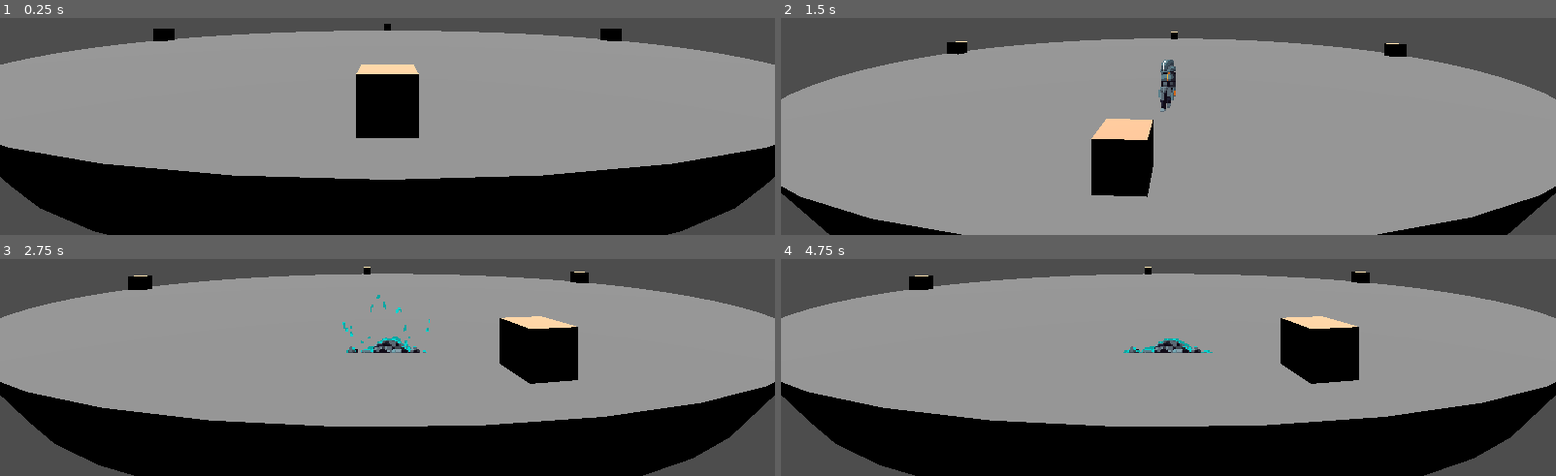
Above: before the commit, frames 1-4 (two rows, left to right).
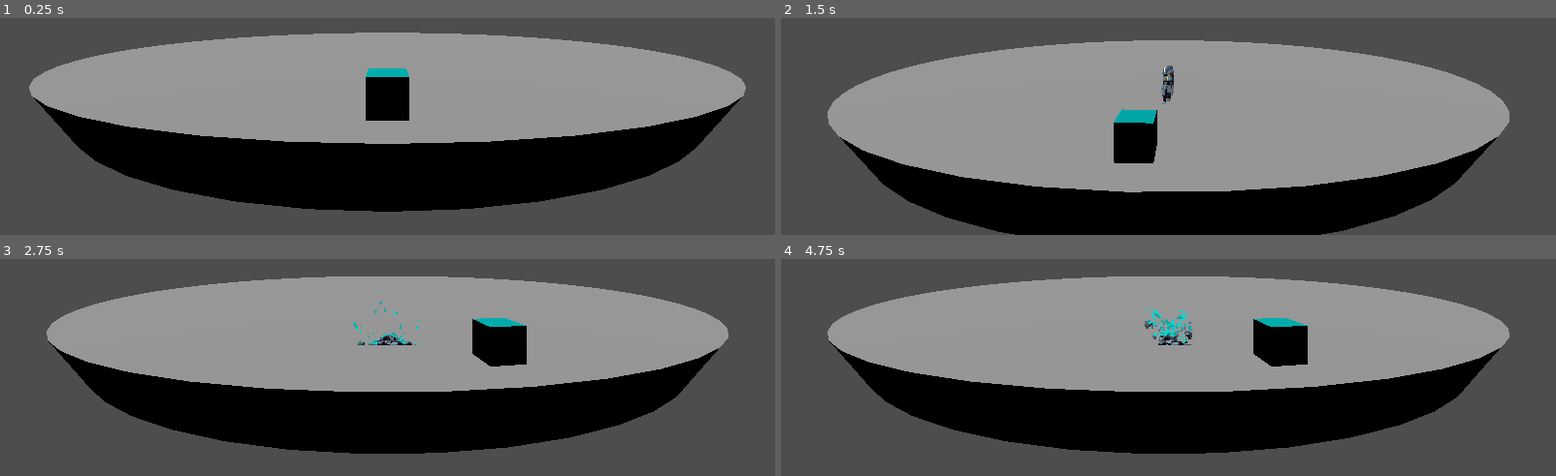
Above: after the commit, the same moments.

Repository: Jafeth12/VJ-FIB
Game: Godot game, scene res://main.tscn
The game is run twice, just before and just after one commit, with the same random seed, the same clock (stepped at 60 frames per second) and the same inputs.
Inputs:
- Up to frame 1 (0.25 s): no input
- Up to frame 2 (1.5 s): tap Enter at 0.5 s; hold Right (move_right) 0.53-1.28 s; hold Down (crouch) 0.53-1.28 s; tap Up (jump) at 0.77 s; hold Left (move_left) from 1.28 s (still down); tap Down (crouch) at 1.35 s
- Up to frame 3 (2.75 s): tap Up (jump) at 1.52 s; release Left (move_left) at 2.03 s; hold Right (move_right) from 2.03 s (still down); hold , (dbg_die) from 2.03 s (still down); tap Down (crouch) at 2.3 s
- Up to frame 4 (4.75 s): release , (dbg_die) at 2.78 s; tap Shift (dodge) at 2.85 s; tap Up (jump) at 3.02, 3.77, 4.52 s; tap Down (crouch) at 3.05, 4.35 s; release Right (move_right) at 3.53 s; hold Down (crouch) 3.53-4.28 s; hold Left (move_left) from 3.53 s (still down); tap Space at 4.25 s

The runs differ from the first frame. In frame 1, 43% of the frame differs, in the area x 0-100%, y 2-100%; in frame 2, 36%; in frame 3, 43%; in frame 4, 43%.

Commit message:
[ADD] animación de dodge, pero se bugea al dejar el shift apretado

Diff:
--- a/3D/platform.tscn
+++ b/3D/platform.tscn
@@ -9,11 +9,13 @@
 [sub_resource type="CylinderShape3D" id="CylinderShape3D_k3lfb"]
 radius = 20.0
 
-[sub_resource type="StandardMaterial3D" id="StandardMaterial3D_hlpe3"]
-albedo_color = Color(0.988235, 0.756863, 0.584314, 1)
+[sub_resource type="StandardMaterial3D" id="StandardMaterial3D_iqlos"]
+albedo_color = Color(0, 1, 1, 1)
+metallic = 1.0
+metallic_specular = 0.87
 
 [sub_resource type="BoxMesh" id="BoxMesh_pj8i0"]
-material = SubResource("StandardMaterial3D_hlpe3")
+material = SubResource("StandardMaterial3D_iqlos")
 
 [sub_resource type="BoxShape3D" id="BoxShape3D_gyxwk"]
 
@@ -26,42 +28,12 @@
 [node name="floor_collision" type="CollisionShape3D" parent="."]
 shape = SubResource("CylinderShape3D_k3lfb")
 
-[node name="cubo0" type="StaticBody3D" parent="."]
+[node name="StaticBody3D" type="StaticBody3D" parent="."]
 transform = Transform3D(1, 0, 0, 0, 1, 0, 0, 0, 1, 0, 1.595, 18.5)
 
-[node name="cube_mesh" type="MeshInstance3D" parent="cubo0"]
+[node name="cube_mesh" type="MeshInstance3D" parent="StaticBody3D"]
 mesh = SubResource("BoxMesh_pj8i0")
 skeleton = NodePath("../..")
 
-[node name="cube_collision" type="CollisionShape3D" parent="cubo0"]
+[node name="cube_collision" type="CollisionShape3D" parent="StaticBody3D"]
 shape = SubResource("BoxShape3D_gyxwk")
-
-[node name="cuboPI_2" type="StaticBody3D" parent="."]
-transform = Transform3D(1, 0, 0, 0, 1, 0, 0, 0, 1, 18.5, 1.595, 0)
-
-[node name="cube_mesh" type="MeshInstance3D" parent="cuboPI_2"]
-mesh = SubResource("BoxMesh_pj8i0")
-skeleton = NodePath("../..")
-
-[node name="cube_collision" type="CollisionShape3D" parent="cuboPI_2"]
-shape = SubResource("BoxShape3D_gyxwk")
-
-[node name="cuboPI" type="StaticBody3D" parent="."]
-transform = Transform3D(1, 0, 0, 0, 1, 0, 0, 0, 1, 0, 1.595, -18.5)
-
-[node name="cube_mesh" type="MeshInstance3D" parent="cuboPI"]
-mesh = SubResource("BoxMesh_pj8i0")
-skeleton = NodePath("../../cuboPI_2")
-
-[node name="cube_collision" type="CollisionShape3D" parent="cuboPI"]
-shape = SubResource("BoxShape3D_gyxwk")
-
-[node name="cubo3PI_2" type="StaticBody3D" parent="."]
-transform = Transform3D(1, 0, 0, 0, 1, 0, 0, 0, 1, -18.5, 1.595, 0)
-
-[node name="cube_mesh" type="MeshInstance3D" parent="cubo3PI_2"]
-mesh = SubResource("BoxMesh_pj8i0")
-skeleton = NodePath("../../cuboPI_2")
-
-[node name="cube_collision" type="CollisionShape3D" parent="cubo3PI_2"]
-shape = SubResource("BoxShape3D_gyxwk")
--- a/3D/player.gd
+++ b/3D/player.gd
@@ -22,6 +22,7 @@
 func _ready():
 	$sprite.set_scale(Vector3(our_scale, our_scale, our_scale))
 	$sprite.play("idle")
+	$sprite.connect("animation_finished", on_animation_finished)
 
 func _process(delta):
 	if should_die():
@@ -117,16 +118,6 @@
 				elif velocity.length() > 0:
 					anim_state = ANIMATION_STATES.WALK
 
-		ANIMATION_STATES.DODGE:
-			if false: #FIXME
-				if velocity.y != 0:
-					anim_state = ANIMATION_STATES.JUMP
-				elif Input.is_action_pressed("crouch"):
-					anim_state = ANIMATION_STATES.CROUCH
-				elif velocity.length() > 0:
-					anim_state = ANIMATION_STATES.WALK
-
-
 	# logica_salida:
 	match anim_state:
 		ANIMATION_STATES.IDLE:
@@ -162,7 +153,7 @@
 func get_next_xz():
 	return Vector2(player_radius*sin(alpha), player_radius*cos(alpha))
 
-func get_position_alpha(pos):
+func get_position_alpha(_pos):
 	return old_alpha
 	# alpha = asin(pos.x/player_radius)
 	# alpha = acos(pos.z/player_radius)
@@ -178,3 +169,8 @@
 
 func is_dead():
 	return anim_state == ANIMATION_STATES.DIE
+
+func on_animation_finished():
+	match anim_state:
+		ANIMATION_STATES.DODGE:
+			anim_state = ANIMATION_STATES.IDLE
--- a/3D/player.tscn
+++ b/3D/player.tscn
@@ -81,33 +81,37 @@
 atlas = ExtResource("2_vbfnd")
 region = Rect2(384, 320, 64, 64)
 
-[sub_resource type="AtlasTexture" id="AtlasTexture_d6xg4"]
+[sub_resource type="AtlasTexture" id="AtlasTexture_0obwg"]
 atlas = ExtResource("2_vbfnd")
 region = Rect2(64, 128, 64, 64)
 
-[sub_resource type="AtlasTexture" id="AtlasTexture_uix0c"]
+[sub_resource type="AtlasTexture" id="AtlasTexture_b6uv8"]
 atlas = ExtResource("2_vbfnd")
 region = Rect2(128, 128, 64, 64)
 
-[sub_resource type="AtlasTexture" id="AtlasTexture_0oj30"]
+[sub_resource type="AtlasTexture" id="AtlasTexture_t0d8s"]
 atlas = ExtResource("2_vbfnd")
 region = Rect2(192, 128, 64, 64)
 
-[sub_resource type="AtlasTexture" id="AtlasTexture_62sai"]
+[sub_resource type="AtlasTexture" id="AtlasTexture_qvx47"]
 atlas = ExtResource("2_vbfnd")
 region = Rect2(256, 128, 64, 64)
 
-[sub_resource type="AtlasTexture" id="AtlasTexture_p7dpp"]
+[sub_resource type="AtlasTexture" id="AtlasTexture_vxmif"]
 atlas = ExtResource("2_vbfnd")
 region = Rect2(320, 128, 64, 64)
 
-[sub_resource type="AtlasTexture" id="AtlasTexture_03uh2"]
+[sub_resource type="AtlasTexture" id="AtlasTexture_xr275"]
 atlas = ExtResource("2_vbfnd")
 region = Rect2(384, 128, 64, 64)
 
-[sub_resource type="AtlasTexture" id="AtlasTexture_wxb8y"]
+[sub_resource type="AtlasTexture" id="AtlasTexture_bg88n"]
 atlas = ExtResource("2_vbfnd")
 region = Rect2(448, 128, 64, 64)
+
+[sub_resource type="AtlasTexture" id="AtlasTexture_6sly1"]
+atlas = ExtResource("2_vbfnd")
+region = Rect2(512, 128, 64, 64)
 
 [sub_resource type="AtlasTexture" id="AtlasTexture_mfjxl"]
 atlas = ExtResource("2_vbfnd")
@@ -219,7 +223,7 @@
 "duration": 1.0,
 "texture": SubResource("AtlasTexture_2fqki")
 }],
-"loop": false,
+"loop": true,
 "name": &"crouch",
 "speed": 5.0
 }, {
@@ -278,35 +282,38 @@
 "duration": 1.0,
 "texture": SubResource("AtlasTexture_bkwcx")
 }],
-"loop": false,
+"loop": true,
 "name": &"die",
 "speed": 15.0
 }, {
 "frames": [{
 "duration": 1.0,
-"texture": SubResource("AtlasTexture_d6xg4")
-}, {
-"duration": 1.0,
-"texture": SubResource("AtlasTexture_uix0c")
-}, {
-"duration": 1.0,
-"texture": SubResource("AtlasTexture_0oj30")
-}, {
-"duration": 1.0,
-"texture": SubResource("AtlasTexture_62sai")
-}, {
-"duration": 1.0,
-"texture": SubResource("AtlasTexture_p7dpp")
-}, {
-"duration": 1.0,
-"texture": SubResource("AtlasTexture_03uh2")
-}, {
-"duration": 1.0,
-"texture": SubResource("AtlasTexture_wxb8y")
-}],
-"loop": true,
+"texture": SubResource("AtlasTexture_0obwg")
+}, {
+"duration": 1.0,
+"texture": SubResource("AtlasTexture_b6uv8")
+}, {
+"duration": 1.0,
+"texture": SubResource("AtlasTexture_t0d8s")
+}, {
+"duration": 1.0,
+"texture": SubResource("AtlasTexture_qvx47")
+}, {
+"duration": 1.0,
+"texture": SubResource("AtlasTexture_vxmif")
+}, {
+"duration": 1.0,
+"texture": SubResource("AtlasTexture_xr275")
+}, {
+"duration": 1.0,
+"texture": SubResource("AtlasTexture_bg88n")
+}, {
+"duration": 1.0,
+"texture": SubResource("AtlasTexture_6sly1")
+}],
+"loop": false,
 "name": &"dodge",
-"speed": 15.0
+"speed": 25.0
 }, {
 "frames": [{
 "duration": 1.0,
@@ -415,7 +422,9 @@
 texture_filter = 0
 sprite_frames = SubResource("SpriteFrames_72fuo")
 animation = &"dodge"
-frame_progress = 0.014505
+frame = 7
+frame_progress = 1.0
 
 [node name="camera" type="Camera3D" parent="."]
-transform = Transform3D(1, 0, 0, 0, 1, 0, 0, 0, 1, 0, 2, 6)
+transform = Transform3D(1, 0, 0, 0, 1, 0, 0, 0, 1, 0, 2.45, 8)
+current = true
Not shown: 1 places in 3D/player.tscn that only renumber resources
